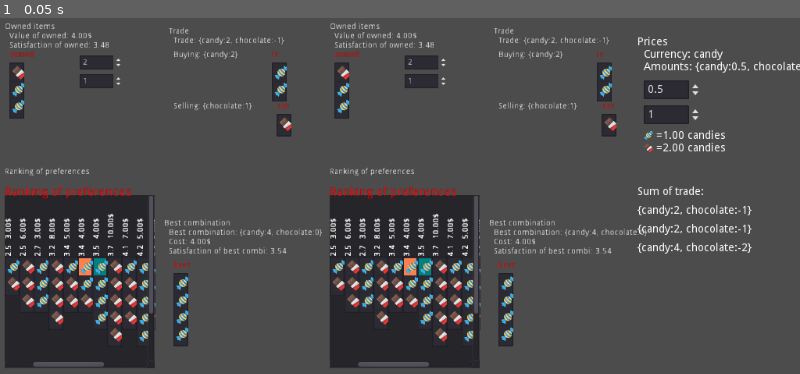
Above: before the commit, frame 1.
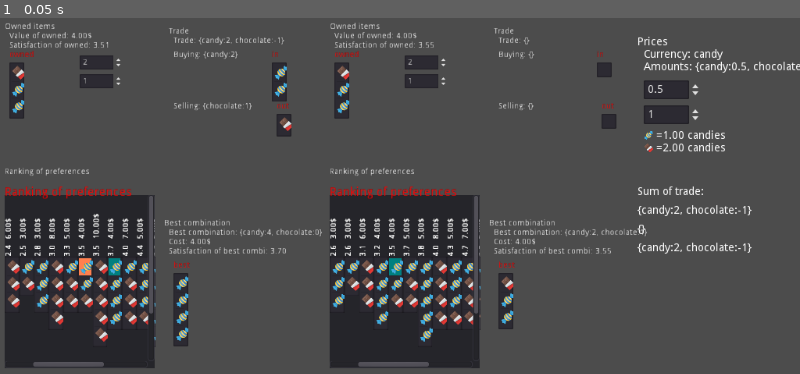
Above: after the commit, the same moment.

Repository: carlostgit/Prices
Game: Godot game, scene res://MainScene.tscn
Two runs of this game, one before a commit and one after it. Both use one fixed random seed, a clock stepped at 60 frames per second and the inputs below. The engine's default icon, where the game draws it, is replaced by a stand-in: a white triangle on a blue panel in a dark square.
Inputs:
- Up to frame 1 (0.05 s): no input

The runs differ from the first frame. In frame 1, 2.8% of the frame differs, in the area x 0-94%, y 5-93%.

Commit message:
Codigo simple para poner 3 tipos de preferencia a cada PersonScene

Diff:
--- a/MainScene.gd
+++ b/MainScene.gd
@@ -1,27 +1,16 @@
 extends Node2D
 
-const Combination = preload("res://Combination.gd")
-const CombinationItem = preload("res://CombinationItem.gd")
-const CombinationCreator = preload("res://CombinationCreator.gd")
-const CombinationList = preload("res://CombinationList.gd")
-const SatisfactionCalculator = preload("res://SatisfactionCalculator.gd")
-const CombinationValueList = preload("res://CombinationValueList.gd")
-const TradeCalculator = preload("res://TradeCalculator.gd")
 
 # Declare member variables here. Examples:
 # var a = 2
 # var b = "text"
-var _satisfaction_calculator:SatisfactionCalculator = null
-var _owned_items_dict = {"chocolate":1, "candy":2}
-var _trade_calculator:TradeCalculator = null
 
-signal trade_updated(origin_node,trade_combidict)
 
 # Called when the node enters the scene tree for the first time.
 func _ready():
-#	Owned items
-#	var owned_items_dict = {"chocolate":1, "candy":2}
-	init()
+	#Todo: jugar con esto para encontrar trueques a distintos precios
+	$PersonScene1.set_preference_for_candy()
+	$PersonScene2.set_preference_for_chocolate()
 
 	pass # Replace with function body.
 
@@ -29,187 +18,3 @@
 # Called every frame. 'delta' is the elapsed time since the previous frame.
 #func _process(delta):
 #	pass
-
-func init()->void:
-
-	_satisfaction_calculator = create_satisfaction_calculator()
-	_trade_calculator = TradeCalculator.new(_satisfaction_calculator)
-
-	var candy_amount:float = _owned_items_dict.get("candy")
-	var chocolate_amount:float = _owned_items_dict.get("chocolate")
-	$OwnedItems/CandyAmount.set_value(candy_amount)
-	$OwnedItems/ChocolateAmount.set_value(chocolate_amount)
-
-#	update_prices()
-#	update_after_prices_changed()
-
-func get_owned_items()->Dictionary:
-	return $OwnedItems/CombinationItem.get_combidict()
-
-func update_after_prices_changed()->void:
-	$RankingOfPreferences/CombinationSatisfaction.reset_combinations_color()
-	update_ranking_of_preferences()
-	update_of_owned_combination()
-	update_best_combination()
-	update_trade()
-
-func update_after_owned_combination_changed()->void:
-	$RankingOfPreferences/CombinationSatisfaction.reset_combinations_color()
-	update_of_owned_combination()
-	update_trade()
-	update_best_combination()
-
-func create_satisfaction_calculator()->SatisfactionCalculator:
-	var satisfaction_calculator:SatisfactionCalculator = SatisfactionCalculator.new()
-	satisfaction_calculator.init_default_satisfaction()
-	return satisfaction_calculator
-
-func update_ranking_of_preferences()->void:
-	var combination_creator = CombinationCreator.new() #Pasar mejor esto a auto load, o como estático
-	var combination_list:CombinationList = combination_creator.calculate_combination_list(5)
-#	print(combination_list.get_thing_quantity_dict_array())
-
-	var combinations_array:Array = combination_list.get_combinations_array()
-
-	var combination_satisfaction_list:CombinationValueList = CombinationValueList.new()
-	var combination_price_list:CombinationValueList = CombinationValueList.new()
-	for combination in combinations_array:
-		var satisf:float = _satisfaction_calculator.calculate_satisf_of_combination(combination)
-		combination_satisfaction_list.add_combination_value(combination,satisf)
-		var price = Prices.calculate_combination_price(combination)
-		combination_price_list.add_combination_value(combination,price)
-	combination_satisfaction_list.sort()
-
-#	var combination_dict_array_sorted:Array = combination_value_list.get_combination_dict_array()
-#	var combination_satisfaction:Dictionary = {}
-#	for combination_dict in combination_dict_array_sorted:
-#		var satisf:float = satisfaction_calculator.calculate_satisf_of_combidict(combination_dict)
-#		combination_satisfaction[combination_dict] = satisf
-#
-#	$CombinationSatisfaction.init(combination_dict_array_sorted,combination_satisfaction)
-#	TODO: combination_price_list, meterlo en $CombinationSatisfaction
-	$RankingOfPreferences/CombinationSatisfaction.init(combination_satisfaction_list, combination_price_list, "Ranking of preferences")
-
-func update_of_owned_combination()->void:
-		#Satisfaction of owned combination
-	$OwnedItems/CombinationItem.init_with_combidict(_owned_items_dict,"owned",[])
-
-	var owned_combination:Combination = $OwnedItems/CombinationItem.get_combination()
-
-
-	var owned_color:Color = Color( 1, 0.5, 0.31, 1 )
-	$RankingOfPreferences/CombinationSatisfaction.highlight_combination_with_color(owned_combination,owned_color)
-
-	#focus ranking on owned combination
-	$RankingOfPreferences/CombinationSatisfaction.focus_on_combination(owned_combination)
-
-	var satisf_of_owned:float = _satisfaction_calculator.calculate_satisf_of_combination(owned_combination)
-	$OwnedItems/LabelSatisfaction.set_text("Satisfaction of owned: " + String(satisf_of_owned).pad_decimals(2))
-
-	var value_of_owned:float = Prices.calculate_combidict_price(_owned_items_dict)
-	$OwnedItems/LabelValueOfOwned.set_text("Value of owned: "+String(value_of_owned).pad_decimals(2)+ "$")
-
-
-func get_value_of_owned_combination()->float:
-	var value_of_owned:float = Prices.calculate_combidict_price(_owned_items_dict)
-	return value_of_owned
-
-#func update_prices()->void:
-#	#Precios
-##	var combination_prices:CombinationItem = CombinationItem.new()
-##	combination_prices.init_with_combidict(Prices.get_combidict(),"Prices",[str(Prices.get_combidict())])
-##	combination_prices.set_position(Vector2(300,100))
-##	self.add_child(combination_prices)
-#	$PricesInfo/LabelCurrency.set_text("Currency: "+Prices.get_currency())
-#	$PricesInfo/LabelAmounts.set_text("Prices: "+str(Prices.get_combidict()))
-#	var candy_price:float = Prices.get_amount_of_product("candy")
-#	var chocolate_price:float = Prices.get_amount_of_product("chocolate")
-#	$PricesInfo/CandyAmountForPrice.set_value(candy_price)
-#	$PricesInfo/ChocolateAmountForPrice.set_value(chocolate_price)
-#
-#	update_price_labels()
-	#
-func update_best_combination()->void:
-	#	Best combination
-
-	var best_combidict:Dictionary = _trade_calculator.calculate_best_combidict(get_value_of_owned_combination())
-	var best_combination:Combination = Combination.new(best_combidict)
-	var best_color:Color = Color( 0, 0.5, 0.5, 1 )
-
-	$RankingOfPreferences/CombinationSatisfaction.highlight_combination_with_color(best_combination,best_color)
-	$BestCombination/LabelBestCombination.set_text("Best combination: " + str(best_combidict))
-	var satisf_of_best_combi:float = _satisfaction_calculator.calculate_satisf_of_combination(best_combination)
-	$BestCombination/LabelSatisfaction.set_text("Satisfaction of best combi: " + String(satisf_of_best_combi).pad_decimals(2))
-	var value_of_best_combi:float = Prices.calculate_combination_price(best_combination)
-	$BestCombination/LabelCost.set_text("Cost: "+ String(value_of_best_combi).pad_decimals(2)+"$")
-
-	$BestCombination/CombinationItem.init_with_combidict(best_combidict,"best",[])
-
-func update_trade()->void:
-	var trade_combidict:Dictionary = _trade_calculator.calculate_trade_for_combidict(_owned_items_dict)
-	$Trade/LabelTrade.set_text("Trade: "+str(trade_combidict))
-
-	var trade_combination:Combination = Combination.new(trade_combidict)
-	var positive_combidict:Dictionary = trade_combination.get_positive_combination()
-
-	var negative_combidict:Dictionary = trade_combination.get_negative_combination()
-
-	$Trade/LabelBuyingGoods.set_text("Buying: "+str(positive_combidict))
-
-	var negative_combination:Combination = Combination.new(negative_combidict)
-	negative_combination.set_absolute()
-	$Trade/LabelSellingGoods.set_text("Selling: "+str(negative_combination.get_combidict()))
-
-	$Trade/CombinationItemBuyingGoods.init_with_combidict(positive_combidict, "in", [])
-
-	$Trade/CombinationItemSellingGoods.init_with_combidict(negative_combination.get_combidict(), "out", [])
-
-
-	emit_signal("trade_updated",self,trade_combidict)
-
-func get_trade_out()->Dictionary:
-	var trade_combination_out:Combination = $Trade/CombinationItemSellingGoods.get_combination()
-	var trade_combination_in:Combination = $Trade/CombinationItemBuyingGoods.get_combination()
-	trade_combination_out.subtract(trade_combination_in)
-	var combidict:Dictionary = trade_combination_out.get_combidict()
-	return combidict
-
-#func update_price_labels()->void:
-#	var price_of_candies:float = Prices.get_price_of_product("candy")
-#	var price_of_candies_2_dec:String = String(price_of_candies).pad_decimals(2)
-#	$PricesInfo/LabelCandyPrice.set_text("="+price_of_candies_2_dec + " candies")
-#
-#	var price_of_chocolate:float = Prices.get_price_of_product("chocolate")
-#	var price_of_chocolate_2_dec:String = String(price_of_chocolate).pad_decimals(2)
-#	$PricesInfo/LabelChocolatePrice.set_text("="+price_of_chocolate_2_dec + " candies")
-
-
-#func _on_CandyAmountForPrice_value_changed(value):
-#	Prices.set_amount_of_product("candy",value)
-#	$PricesInfo/LabelAmounts.set_text("Amounts: "+str(Prices.get_combidict()))
-#
-#	update_price_labels()
-#
-#	update_after_prices_changed()
-#
-#func _on_ChocolateAmountForPrice_value_changed(value):
-#	Prices.set_amount_of_product("chocolate",value)
-#	$PricesInfo/LabelAmounts.set_text("Amounts: "+str(Prices.get_combidict()))
-#
-#	update_price_labels()
-#
-#	update_after_prices_changed()
-
-func _on_CandyAmount_value_changed(value):
-	_owned_items_dict["candy"] = float(value)
-	self.update_after_owned_combination_changed()
-
-func _on_ChocolateAmount_value_changed(value):
-	_owned_items_dict["chocolate"] = float(value)
-	self.update_after_owned_combination_changed()
-
-
-
-func _on_PricesInfo_prices_changed():
-	update_after_prices_changed()
-	pass # Replace with function body.
--- a/MainScene.tscn
+++ b/MainScene.tscn
@@ -1,10 +1,12 @@
-[gd_scene load_steps=4 format=2]
+[gd_scene load_steps=5 format=2]
 
 [ext_resource path="res://PersonScene.tscn" type="PackedScene" id=1]
 [ext_resource path="res://PricesInfo.tscn" type="PackedScene" id=2]
 [ext_resource path="res://TradeSum.gd" type="Script" id=3]
+[ext_resource path="res://MainScene.gd" type="Script" id=4]
 
 [node name="MainScene" type="Node2D"]
+script = ExtResource( 4 )
 
 [node name="PersonScene1" parent="." instance=ExtResource( 1 )]
 scale = Vector2( 0.75, 0.75 )
--- /dev/null
+++ b/PersonScene.gd
@@ -0,0 +1,225 @@
+extends Node2D
+
+const Combination = preload("res://Combination.gd")
+const CombinationItem = preload("res://CombinationItem.gd")
+const CombinationCreator = preload("res://CombinationCreator.gd")
+const CombinationList = preload("res://CombinationList.gd")
+const SatisfactionCalculator = preload("res://SatisfactionCalculator.gd")
+const CombinationValueList = preload("res://CombinationValueList.gd")
+const TradeCalculator = preload("res://TradeCalculator.gd")
+
+# Declare member variables here. Examples:
+# var a = 2
+# var b = "text"
+var _satisfaction_calculator:SatisfactionCalculator = null
+var _owned_items_dict = {"chocolate":1, "candy":2}
+var _trade_calculator:TradeCalculator = null
+
+signal trade_updated(origin_node,trade_combidict)
+
+# Called when the node enters the scene tree for the first time.
+func _ready():
+#	Owned items
+#	var owned_items_dict = {"chocolate":1, "candy":2}
+	init()
+
+	pass # Replace with function body.
+
+
+# Called every frame. 'delta' is the elapsed time since the previous frame.
+#func _process(delta):
+#	pass
+
+func init()->void:
+
+	_satisfaction_calculator = create_satisfaction_calculator()
+	_trade_calculator = TradeCalculator.new(_satisfaction_calculator)
+
+	var candy_amount:float = _owned_items_dict.get("candy")
+	var chocolate_amount:float = _owned_items_dict.get("chocolate")
+	$OwnedItems/CandyAmount.set_value(candy_amount)
+	$OwnedItems/ChocolateAmount.set_value(chocolate_amount)
+
+#	update_prices()
+#	update_after_prices_changed()
+
+func get_owned_items()->Dictionary:
+	return $OwnedItems/CombinationItem.get_combidict()
+
+func update_after_prices_changed()->void:
+	$RankingOfPreferences/CombinationSatisfaction.reset_combinations_color()
+	update_ranking_of_preferences()
+	update_of_owned_combination()
+	update_best_combination()
+	update_trade()
+
+func update_after_owned_combination_changed()->void:
+	$RankingOfPreferences/CombinationSatisfaction.reset_combinations_color()
+	update_of_owned_combination()
+	update_trade()
+	update_best_combination()
+
+func create_satisfaction_calculator()->SatisfactionCalculator:
+	var satisfaction_calculator:SatisfactionCalculator = SatisfactionCalculator.new()
+	satisfaction_calculator.init_default_satisfaction()
+	return satisfaction_calculator
+
+func set_preference_for_chocolate()->void:
+	_satisfaction_calculator.set_preference_for_chocolate()
+
+func set_default_preference()->void:
+	_satisfaction_calculator.set_default_preference()
+
+func set_preference_for_candy()->void:
+	_satisfaction_calculator.set_preference_for_candy()
+
+
+func update_ranking_of_preferences()->void:
+	var combination_creator = CombinationCreator.new() #Pasar mejor esto a auto load, o como estático
+	var combination_list:CombinationList = combination_creator.calculate_combination_list(5)
+#	print(combination_list.get_thing_quantity_dict_array())
+
+	var combinations_array:Array = combination_list.get_combinations_array()
+
+	var combination_satisfaction_list:CombinationValueList = CombinationValueList.new()
+	var combination_price_list:CombinationValueList = CombinationValueList.new()
+	for combination in combinations_array:
+		var satisf:float = _satisfaction_calculator.calculate_satisf_of_combination(combination)
+		combination_satisfaction_list.add_combination_value(combination,satisf)
+		var price = Prices.calculate_combination_price(combination)
+		combination_price_list.add_combination_value(combination,price)
+	combination_satisfaction_list.sort()
+
+#	var combination_dict_array_sorted:Array = combination_value_list.get_combination_dict_array()
+#	var combination_satisfaction:Dictionary = {}
+#	for combination_dict in combination_dict_array_sorted:
+#		var satisf:float = satisfaction_calculator.calculate_satisf_of_combidict(combination_dict)
+#		combination_satisfaction[combination_dict] = satisf
+#
+#	$CombinationSatisfaction.init(combination_dict_array_sorted,combination_satisfaction)
+#	TODO: combination_price_list, meterlo en $CombinationSatisfaction
+	$RankingOfPreferences/CombinationSatisfaction.init(combination_satisfaction_list, combination_price_list, "Ranking of preferences")
+
+func update_of_owned_combination()->void:
+		#Satisfaction of owned combination
+	$OwnedItems/CombinationItem.init_with_combidict(_owned_items_dict,"owned",[])
+
+	var owned_combination:Combination = $OwnedItems/CombinationItem.get_combination()
+
+
+	var owned_color:Color = Color( 1, 0.5, 0.31, 1 )
+	$RankingOfPreferences/CombinationSatisfaction.highlight_combination_with_color(owned_combination,owned_color)
+
+	#focus ranking on owned combination
+	$RankingOfPreferences/CombinationSatisfaction.focus_on_combination(owned_combination)
+
+	var satisf_of_owned:float = _satisfaction_calculator.calculate_satisf_of_combination(owned_combination)
+	$OwnedItems/LabelSatisfaction.set_text("Satisfaction of owned: " + String(satisf_of_owned).pad_decimals(2))
+
+	var value_of_owned:float = Prices.calculate_combidict_price(_owned_items_dict)
+	$OwnedItems/LabelValueOfOwned.set_text("Value of owned: "+String(value_of_owned).pad_decimals(2)+ "$")
+
+
+func get_value_of_owned_combination()->float:
+	var value_of_owned:float = Prices.calculate_combidict_price(_owned_items_dict)
+	return value_of_owned
+
+#func update_prices()->void:
+#	#Precios
+##	var combination_prices:CombinationItem = CombinationItem.new()
+##	combination_prices.init_with_combidict(Prices.get_combidict(),"Prices",[str(Prices.get_combidict())])
+##	combination_prices.set_position(Vector2(300,100))
+##	self.add_child(combination_prices)
+#	$PricesInfo/LabelCurrency.set_text("Currency: "+Prices.get_currency())
+#	$PricesInfo/LabelAmounts.set_text("Prices: "+str(Prices.get_combidict()))
+#	var candy_price:float = Prices.get_amount_of_product("candy")
+#	var chocolate_price:float = Prices.get_amount_of_product("chocolate")
+#	$PricesInfo/CandyAmountForPrice.set_value(candy_price)
+#	$PricesInfo/ChocolateAmountForPrice.set_value(chocolate_price)
+#
+#	update_price_labels()
+	#
+func update_best_combination()->void:
+	#	Best combination
+
+	var best_combidict:Dictionary = _trade_calculator.calculate_best_combidict(get_value_of_owned_combination())
+	var best_combination:Combination = Combination.new(best_combidict)
+	var best_color:Color = Color( 0, 0.5, 0.5, 1 )
+
+	$RankingOfPreferences/CombinationSatisfaction.highlight_combination_with_color(best_combination,best_color)
+	$BestCombination/LabelBestCombination.set_text("Best combination: " + str(best_combidict))
+	var satisf_of_best_combi:float = _satisfaction_calculator.calculate_satisf_of_combination(best_combination)
+	$BestCombination/LabelSatisfaction.set_text("Satisfaction of best combi: " + String(satisf_of_best_combi).pad_decimals(2))
+	var value_of_best_combi:float = Prices.calculate_combination_price(best_combination)
+	$BestCombination/LabelCost.set_text("Cost: "+ String(value_of_best_combi).pad_decimals(2)+"$")
+
+	$BestCombination/CombinationItem.init_with_combidict(best_combidict,"best",[])
+
+func update_trade()->void:
+	var trade_combidict:Dictionary = _trade_calculator.calculate_trade_for_combidict(_owned_items_dict)
+	$Trade/LabelTrade.set_text("Trade: "+str(trade_combidict))
+
+	var trade_combination:Combination = Combination.new(trade_combidict)
+	var positive_combidict:Dictionary = trade_combination.get_positive_combination()
+
+	var negative_combidict:Dictionary = trade_combination.get_negative_combination()
+
+	$Trade/LabelBuyingGoods.set_text("Buying: "+str(positive_combidict))
+
+	var negative_combination:Combination = Combination.new(negative_combidict)
+	negative_combination.set_absolute()
+	$Trade/LabelSellingGoods.set_text("Selling: "+str(negative_combination.get_combidict()))
+
+	$Trade/CombinationItemBuyingGoods.init_with_combidict(positive_combidict, "in", [])
+
+	$Trade/CombinationItemSellingGoods.init_with_combidict(negative_combination.get_combidict(), "out", [])
+
+
+	emit_signal("trade_updated",self,trade_combidict)
+
+func get_trade_out()->Dictionary:
+	var trade_combination_out:Combination = $Trade/CombinationItemSellingGoods.get_combination()
+	var trade_combination_in:Combination = $Trade/CombinationItemBuyingGoods.get_combination()
+	trade_combination_out.subtract(trade_combination_in)
+	var combidict:Dictionary = trade_combination_out.get_combidict()
+	return combidict
+
+#func update_price_labels()->void:
+#	var price_of_candies:float = Prices.get_price_of_product("candy")
+#	var price_of_candies_2_dec:String = String(price_of_candies).pad_decimals(2)
+#	$PricesInfo/LabelCandyPrice.set_text("="+price_of_candies_2_dec + " candies")
+#
+#	var price_of_chocolate:float = Prices.get_price_of_product("chocolate")
+#	var price_of_chocolate_2_dec:String = String(price_of_chocolate).pad_decimals(2)
+#	$PricesInfo/LabelChocolatePrice.set_text("="+price_of_chocolate_2_dec + " candies")
+
+
+#func _on_CandyAmountForPrice_value_changed(value):
+#	Prices.set_amount_of_product("candy",value)
+#	$PricesInfo/LabelAmounts.set_text("Amounts: "+str(Prices.get_combidict()))
+#
+#	update_price_labels()
+#
+#	update_after_prices_changed()
+#
+#func _on_ChocolateAmountForPrice_value_changed(value):
+#	Prices.set_amount_of_product("chocolate",value)
+#	$PricesInfo/LabelAmounts.set_text("Amounts: "+str(Prices.get_combidict()))
+#
+#	update_price_labels()
+#
+#	update_after_prices_changed()
+
+func _on_CandyAmount_value_changed(value):
+	_owned_items_dict["candy"] = float(value)
+	self.update_after_owned_combination_changed()
+
+func _on_ChocolateAmount_value_changed(value):
+	_owned_items_dict["chocolate"] = float(value)
+	self.update_after_owned_combination_changed()
+
+
+
+func _on_PricesInfo_prices_changed():
+	update_after_prices_changed()
+	pass # Replace with function body.
--- a/PersonScene.tscn
+++ b/PersonScene.tscn
@@ -1,6 +1,6 @@
 [gd_scene load_steps=4 format=2]
 
-[ext_resource path="res://MainScene.gd" type="Script" id=1]
+[ext_resource path="res://PersonScene.gd" type="Script" id=1]
 [ext_resource path="res://CombinationItem.tscn" type="PackedScene" id=3]
 [ext_resource path="res://CombinationItemList.tscn" type="PackedScene" id=4]
 
--- a/SatisfactionCalculator.gd
+++ b/SatisfactionCalculator.gd
@@ -81,6 +81,23 @@
 func _init():
 	init_default_satisfaction()
 
+func reset()->void:
+	_product_satisf_curve_dict.clear()
+	_combo_satisf_curve_dict.clear()
+
+func set_preference_for_chocolate():
+	reset()
+	init_chocolate_satisfaction()
+
+func set_preference_for_candy():
+	reset()
+	init_candy_satisfaction()
+
+func set_default_preference():
+	reset()
+	init_default_satisfaction()
+
+
 func init_default_satisfaction():
 	var satis_curve_chocolate:SatisfactionCurve = SatisfactionCurve.new(2.16,10)
 	var satis_curve_candy:SatisfactionCurve = SatisfactionCurve.new(2.2,14)
@@ -89,6 +106,25 @@
 	_product_satisf_curve_dict["chocolate"]=satis_curve_chocolate
 	_product_satisf_curve_dict["candy"]=satis_curve_candy
 	_combo_satisf_curve_dict["sweets"]=satis_curve_sweets
+
+func init_candy_satisfaction():
+	var satis_curve_chocolate:SatisfactionCurve = SatisfactionCurve.new(2.16,8)
+	var satis_curve_candy:SatisfactionCurve = SatisfactionCurve.new(2.2,18)
+	var satis_curve_sweets:SatisfactionCurve = SatisfactionCurve.new(1.8, 1)
+
+	_product_satisf_curve_dict["chocolate"]=satis_curve_chocolate
+	_product_satisf_curve_dict["candy"]=satis_curve_candy
+	_combo_satisf_curve_dict["sweets"]=satis_curve_sweets
+
+func init_chocolate_satisfaction():
+	var satis_curve_chocolate:SatisfactionCurve = SatisfactionCurve.new(2.4,20)
+	var satis_curve_candy:SatisfactionCurve = SatisfactionCurve.new(2.2,10)
+	var satis_curve_sweets:SatisfactionCurve = SatisfactionCurve.new(1.8, 1)
+
+	_product_satisf_curve_dict["chocolate"]=satis_curve_chocolate
+	_product_satisf_curve_dict["candy"]=satis_curve_candy
+	_combo_satisf_curve_dict["sweets"]=satis_curve_sweets
+
 
 func calculate_satisf_of_combination(combination_arg:Combination):
 	if combination_arg as Combination:
Not shown: 1 places in MainScene.tscn that only renumber resources
